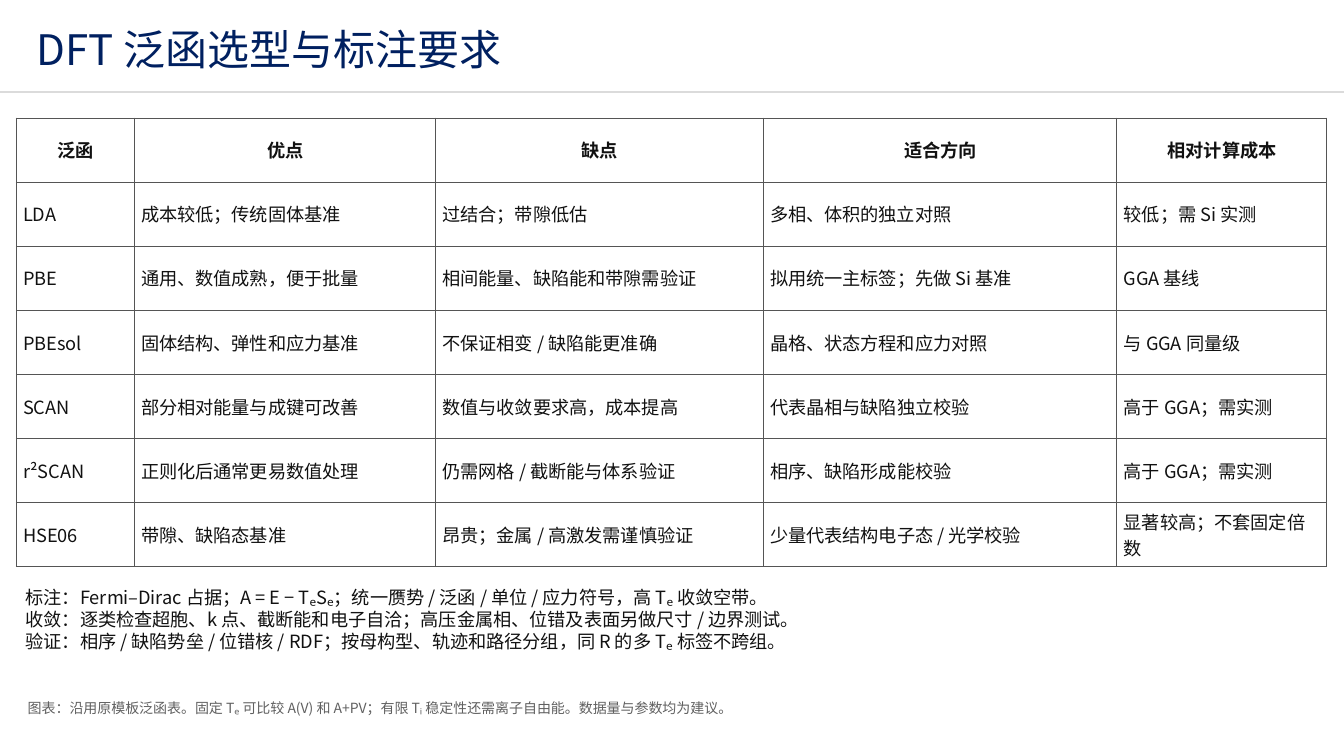
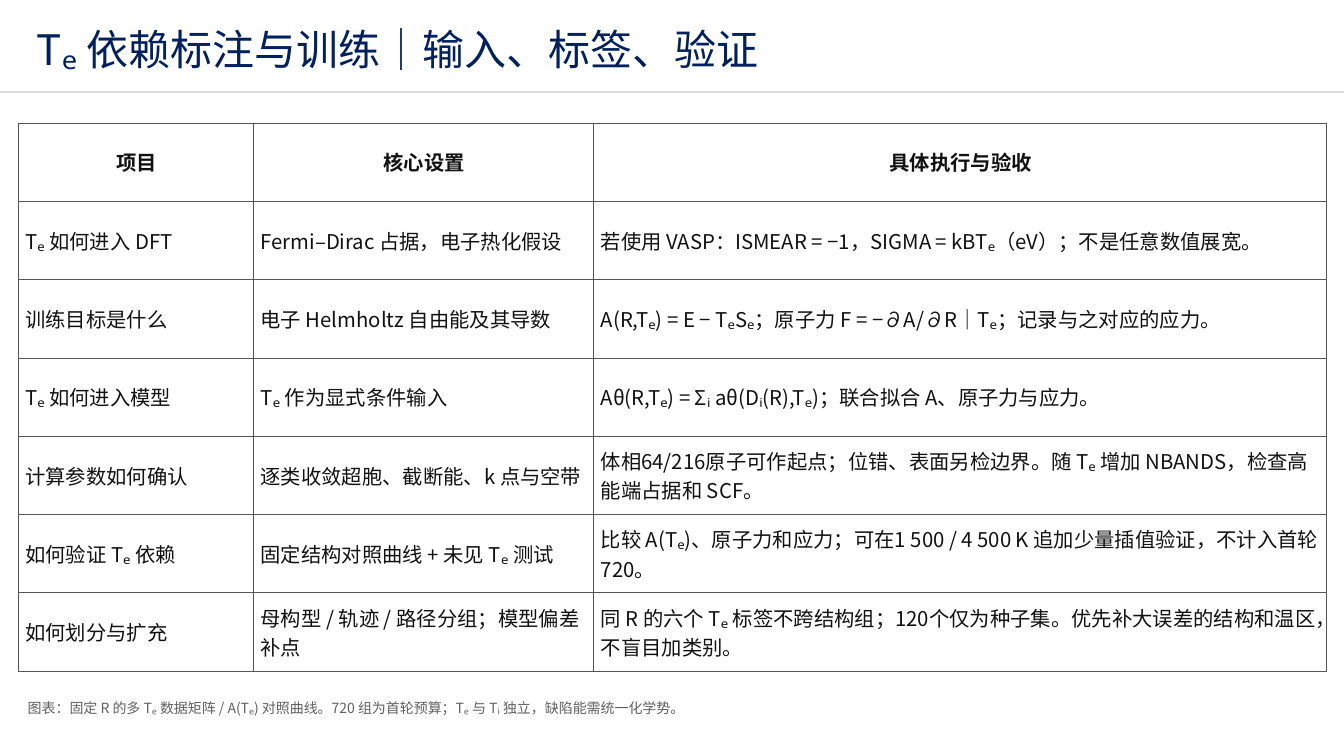
Before and after one commit to Sonnyn207/initial-dataset-configuration, a slide deck: slide 5 of deliverables/Si_Te_Initial_Dataset_5slides.pptx. Drawn at 1344x756 pixels with LibreOffice and Linux fonts; fonts in the diff are those of the drawing. Boxes give left, top, right and bottom in pixels: in the first picture for what was removed or moved away, otherwise in the second. Text is boxed around its words. In the diff, an @@ line names an element or a change of style, - is before the commit and + after.

```diff
--- a/deliverables/Si_Te_Initial_Dataset_5slides.pptx
+++ b/deliverables/Si_Te_Initial_Dataset_5slides.pptx
@@ text at (x1=87, y1=28, x2=759, y2=70): text changed @@
-DFT 泛函选型与标注要求
+Tₑ 依赖标注与训练｜输入、标签、验证
@@ table at (x1=18, y1=123, x2=1327, y2=671) @@
-column 1: 泛函 | LDA | PBE | PBEsol | SCAN | r²SCAN | HSE06
-column 2: 优点 | 成本较低；传统固体基准 | 通用、数值成熟，便于批量 | 固体结构、弹性和应力基准 | 部分相对能量与成键可改善 | 正则化后通常更易数值处理 | 带隙、缺陷态基准
-column 3: 缺点 | 过结合；带隙低估 | 相间能量、缺陷能和带隙需验证 | 不保证相变 / 缺陷能更准确 | 数值与收敛要求高，成本提高 | 仍需网格 / 截断能与体系验证 | 昂贵；金属 / 高激发需谨慎验证
-column 4: 适合方向 | 多相、体积的独立对照 | 拟用统一主标签；先做 Si 基准 | 晶格、状态方程和应力对照 | 代表晶相与缺陷独立校验 | 相序、缺陷形成能校验 | 少量代表结构电子态 / 光学校验
-column 5: 相对计算成本 | 较低；需 Si 实测 | GGA 基线 | 与 GGA 同量级 | 高于 GGA；需实测 | 高于 GGA；需实测 | 显著较高；不套固定倍数
+column 1: 项目 | Tₑ 如何进入 DFT | 训练目标是什么 | Tₑ 如何进入模型 | 计算参数如何确认 | 如何验证 Tₑ 依赖 | 如何划分与扩充
+column 2: 核心设置 | Fermi–Dirac 占据，电子热化假设 | 电子 Helmholtz 自由能及其导数 | Tₑ 作为显式条件输入 | 逐类收敛超胞、截断能、k 点与空带 | 固定结构对照曲线 + 未见 Tₑ 测试 | 母构型 / 轨迹 / 路径分组；模型偏差补点
+column 3: 具体执行与验收 | 若使用 VASP：ISMEAR = −1，SIGMA = kBTₑ（eV）；不是任意数值展宽。 | A(R,Tₑ) = E − TₑSₑ；原子力 F = −∂A/∂R｜Tₑ；记录与之对应的应力。 | Aθ(R,Tₑ) = Σᵢ aθ(Dᵢ(R),Tₑ)；联合拟合 A、原子力与应力。 | 体相64/216原子可作起点；位错、表面另检边界。随 Tₑ 增加 NBANDS，检查高能端占据和 SCF。 | 比较 A(Tₑ)、原子力和应力；可在1 500 / 4 500 K 追加少量插值验证，不计入首轮720。 | 同 R 的六个 Tₑ 标签不跨结构组；120个仅为种子集。优先补大误差的结构和温区，不盲目加类别。
@@ table resized from (x1=16, y1=118, x2=1327, y2=567) to (x1=18, y1=123, x2=1327, y2=671) @@
@@ text at (x1=28, y1=701, x2=684, y2=716): text changed; size 13 to 10 pt; text colour #111111 to #606060 @@
-标注：Fermi–Dirac 占据；A = E − TₑSₑ；统一赝势 / 泛函 / 单位 / 应力符号，高 Tₑ 收敛空带。
-收敛：逐类检查超胞、k 点、截断能和电子自洽；高压金属相、位错及表面另做尺寸 / 边界测试。
-验证：相序 / 缺陷势垒 / 位错核 / RDF；按母构型、轨迹和路径分组，同 R 的多 Tₑ 标签不跨组。
+图表：固定 R 的多 Tₑ 数据矩阵 / A(Tₑ) 对照曲线。720 组为首轮预算；Tₑ 与 Tᵢ 独立，缺陷能需统一化学势。
@@ text removed at (x1=28, y1=701, x2=732, y2=716) @@
-图表：沿用原模板泛函表。固定 Tₑ 可比较 A(V) 和 A+PV；有限 Tᵢ 稳定性还需离子自由能。数据量与参数均为建议。
```
Also in this commit, not shown: 3 other slides changed, 1 slide added, 1 slide removed, 1 other file.
